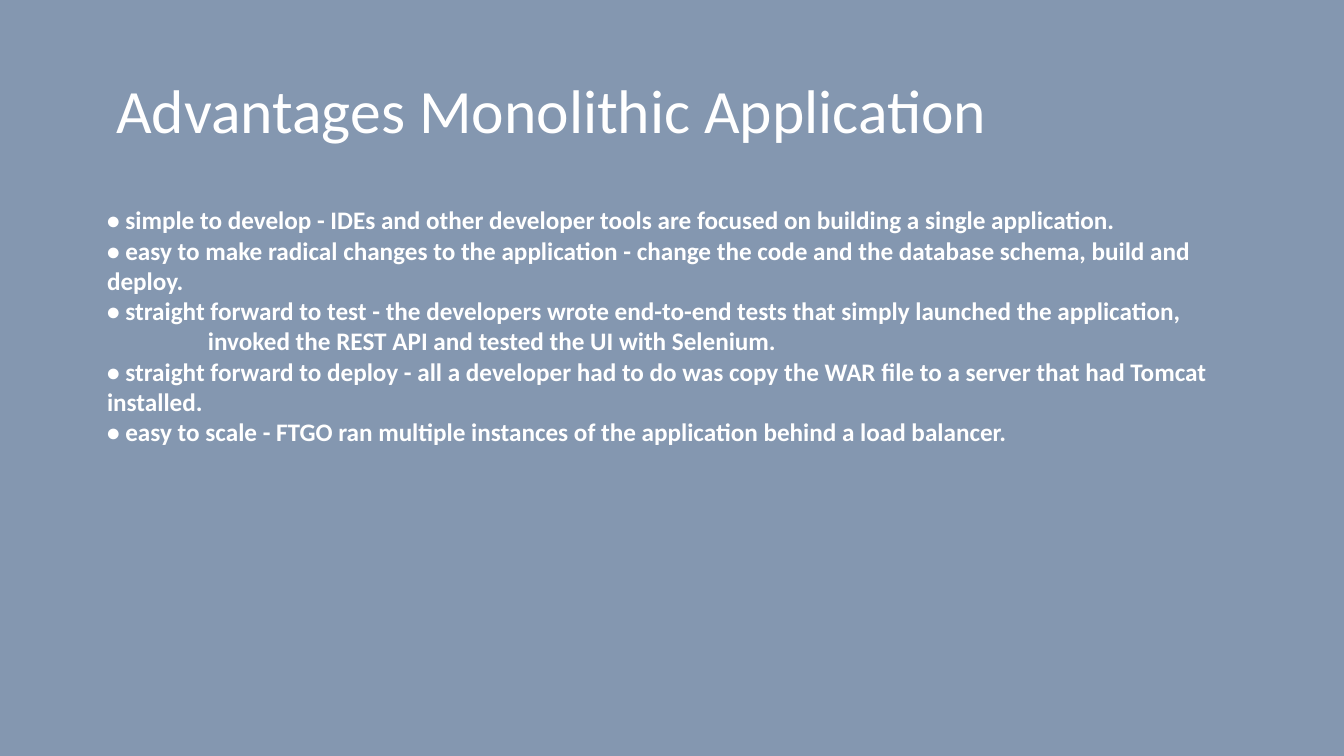
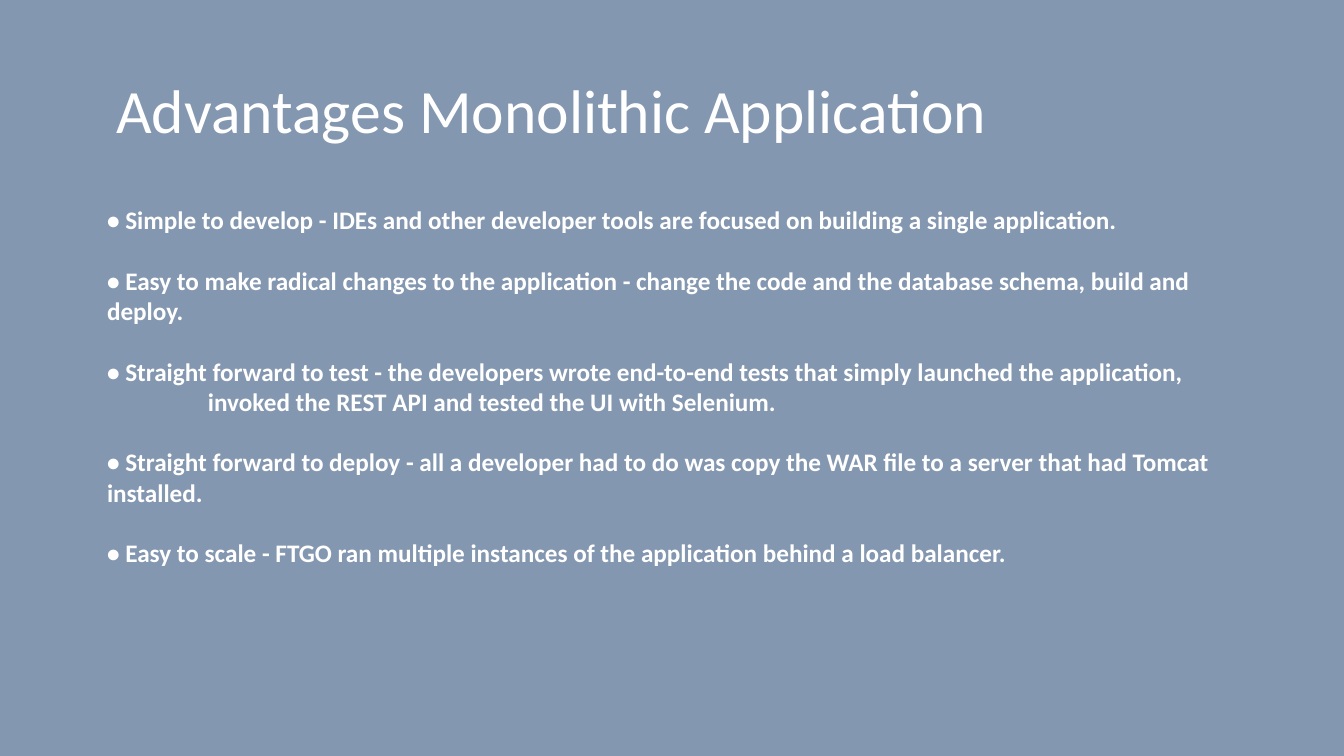
Before and after one commit to vilasvarghese/microservices, a slide deck: slide 16 of training/day1/1MicroservicesDay1.pptx (slide 18 before the commit). Drawn at 1344x756 pixels with LibreOffice and Linux fonts; fonts in the diff are those of the drawing. Boxes give left, top, right and bottom in pixels: in the first picture for what was removed or moved away, otherwise in the second. Text is boxed around its words. In the diff, an @@ line names an element or a change of style, - is before the commit and + after.

```diff
--- a/training/day1/1MicroservicesDay1.pptx
+++ b/training/day1/1MicroservicesDay1.pptx
@@ text at (107, 211, 1188, 385): text changed @@
-• simple to develop - IDEs and other developer tools are focused on building a single application.
-• easy to make radical changes to the application - change the code and the database schema, build and deploy.
-• straight forward to test - the developers wrote end-to-end tests that simply launched the application,
+• Simple to develop - IDEs and other developer tools are focused on building a single application.
+• Easy to make radical changes to the application - change the code and the database schema, build and deploy.
+• Straight forward to test - the developers wrote end-to-end tests that simply launched the application,
@@ text at (107, 453, 1209, 566): text changed @@
-• straight forward to deploy - all a developer had to do was copy the WAR file to a server that had Tomcat installed.
-• easy to scale - FTGO ran multiple instances of the application behind a load balancer.
+• Straight forward to deploy - all a developer had to do was copy the WAR file to a server that had Tomcat installed.
+• Easy to scale - FTGO ran multiple instances of the application behind a load balancer.
```
Also in this commit, not shown: 11 other slides changed, 2 slides added, 2 slides removed, 15 other files.
